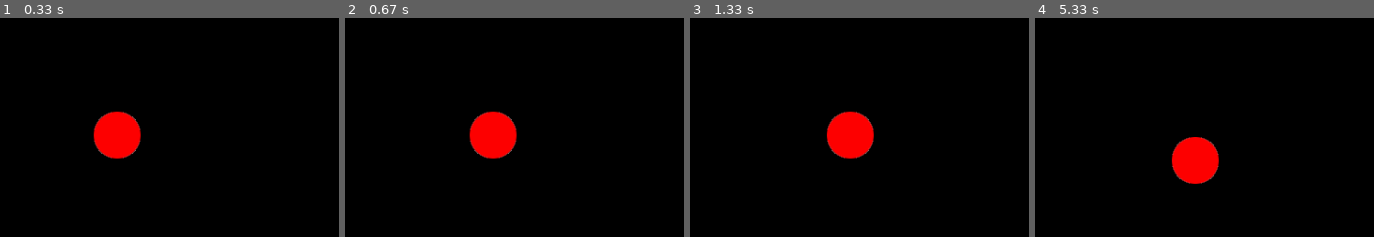
Above: before the commit, frames 1-4 (left to right).
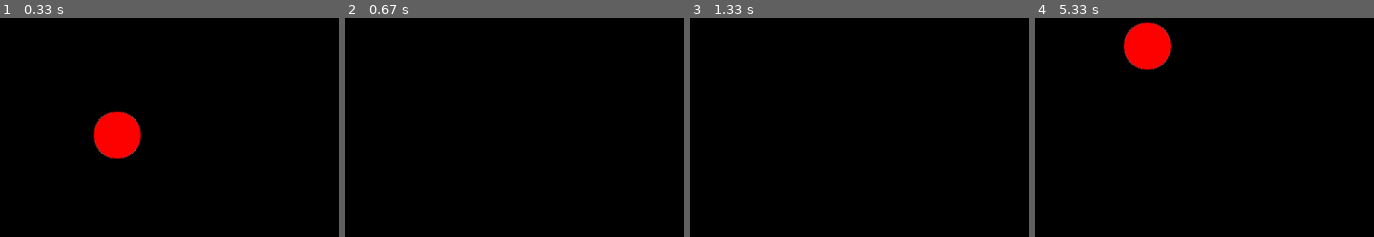
Above: after the commit, the same moments.

Repository: zThundy/pygame-jam
Game: pygame game, started from main.py
Two runs of this game, one before a commit and one after it. Both use one fixed random seed, a clock stepped at 60 frames per second and the inputs below.
Inputs:
- Up to frame 1 (0.33 s): no input
- Up to frame 2 (0.67 s): hold W from 0.33 s (still down); hold Right from 0.33 s (still down)
- Up to frame 3 (1.33 s): release W at 0.8 s; release Right at 0.8 s
- Up to frame 4 (5.33 s): hold A 3.4-3.87 s; hold Down from 5.07 s (still down)

Frame 1 is identical in both runs. In frame 2, 2.5% of the frame differs, in the area x 36-51%, y 42-65%; in frame 3, 2.5%; in frame 4, 4.9%, in the area x 26-55%, y 1-76%.

Commit message:
chnages to player movenet system

Diff:
--- a/events.py
+++ b/events.py
@@ -11,19 +11,3 @@
         if event.type == QUIT:
             pygame.quit()
             sys.exit()
-
-    keys = pygame.key.get_pressed()
-    # if left key is pressed down (a) remove value from x coordinates
-    if keys[K_LEFT]:
-        player.setPosition(player.getPosition()[0] - 1, player.getPosition()[1])
-    # if right key is pressed down (d) add value to x coordinates
-    if keys[K_RIGHT]:
-        player.setPosition(player.getPosition()[0] + 1, player.getPosition()[1])
-    # if up key is pressed down (w) remove value to y coordinates
-    if keys[K_UP]:
-        player.setPosition(player.getPosition()[0], player.getPosition()[1] - 1)
-    # if down key is pressed down (s) add value to y coordinates
-    if keys[K_DOWN]:
-        player.setPosition(player.getPosition()[0], player.getPosition()[1] + 1)
-
-    return player.getPosition()
--- a/main.py
+++ b/main.py
@@ -59,8 +59,9 @@
     while True:
         SCREEN.fill((0, 0, 0))
         # check events.py to see the executed code
-        new_position = checkForQuitEvent()
-        player.setPosition(new_position[0], new_position[1])
+        checkForQuitEvent()
+        # check if user press a movement key and move the player
+        player.checkPlayerMovements()
 
         # draw entity on screen
         SCREEN.blit(player.getCurrentSprite(), player.getPosition())
--- a/player.py
+++ b/player.py
@@ -1,11 +1,13 @@
 import pygame
+from pygame.locals import *
 
 class Player:
+    acceleration = 5
+
     position = pygame.Vector2()
     position.xy = 100, 100
     velocity = pygame.Vector2()
     velocity.xy = 3, 0
-    acceleration = 0.1
     rightSprite = pygame.image.load("./sprites/test.png")
     leftSprite = pygame.transform.flip(rightSprite, True, False)
     currentSprite = rightSprite
@@ -21,3 +23,18 @@
 
     def getPosition(self):
         return self.position.xy
+
+    def checkPlayerMovements(self):
+        keys = pygame.key.get_pressed()
+        # if left key is pressed down (a) remove value from x coordinates
+        if keys[K_LEFT] or keys[K_a]:
+            self.setPosition(self.getPosition()[0] - self.acceleration, self.getPosition()[1])
+        # if right key is pressed down (d) add value to x coordinates
+        if keys[K_RIGHT] or keys[K_d]:
+            self.setPosition(self.getPosition()[0] + self.acceleration, self.getPosition()[1])
+        # if up key is pressed down (w) remove value to y coordinates
+        if keys[K_UP] or keys[K_w]:
+            self.setPosition(self.getPosition()[0], self.getPosition()[1] - self.acceleration)
+        # if down key is pressed down (s) add value to y coordinates
+        if keys[K_DOWN] or keys[K_s]:
+            self.setPosition(self.getPosition()[0], self.getPosition()[1] + self.acceleration)
